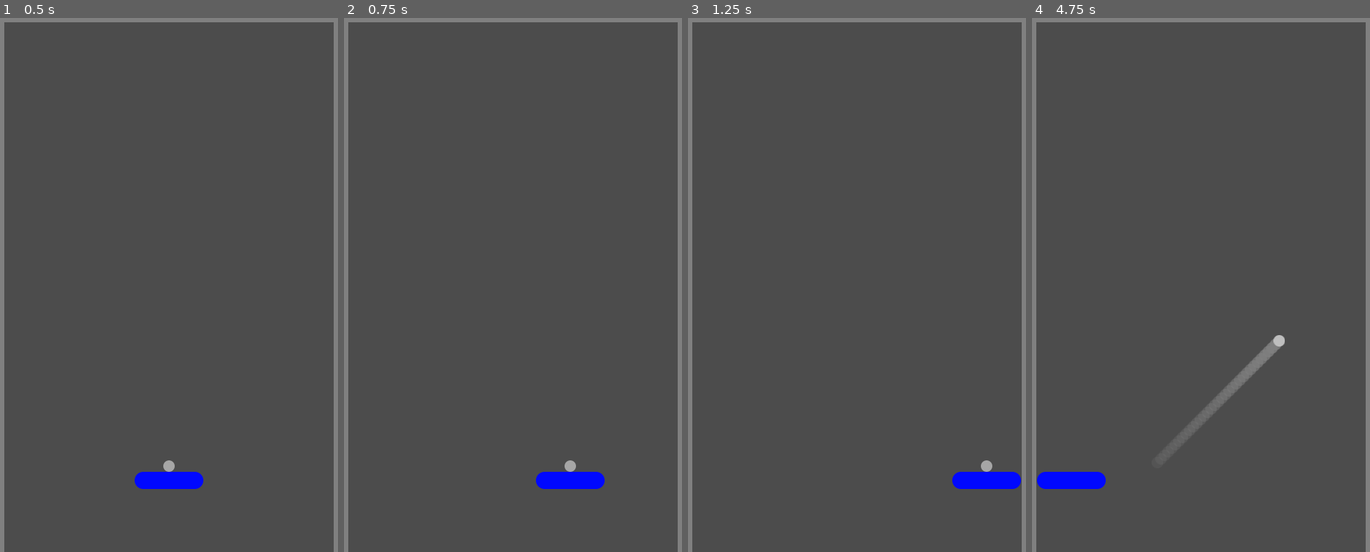
Above: before the commit, frames 1-4 (left to right).
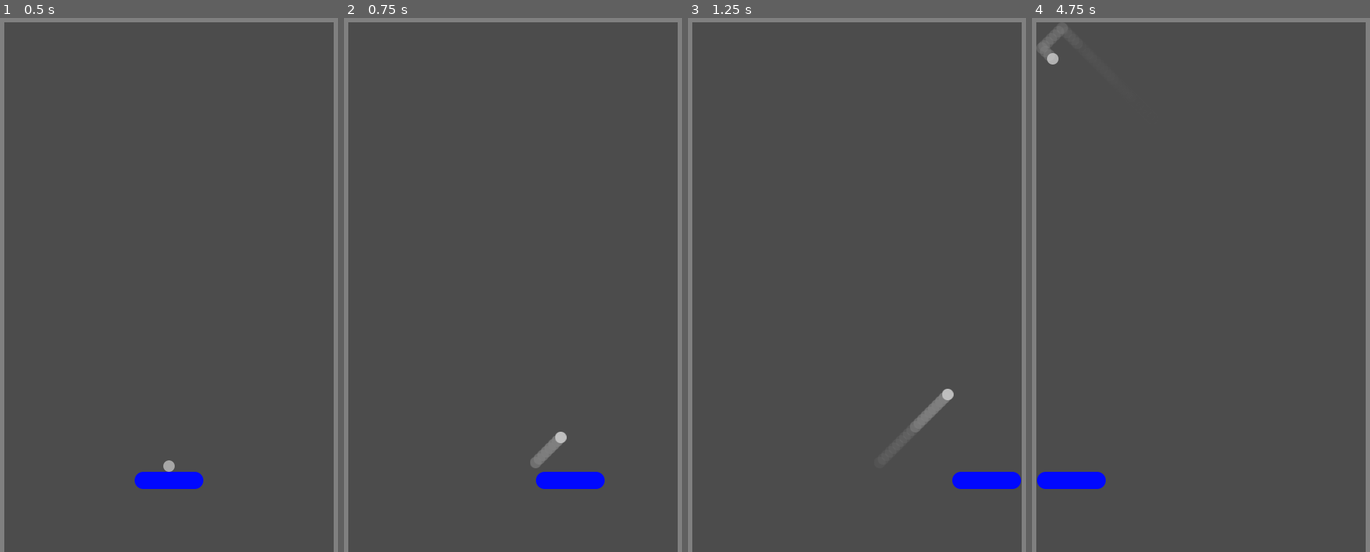
Above: after the commit, the same moments.

Repository: vivisuke/GodotBreak
Game: Godot game, scene res://MainScene.tscn
The game is run twice, just before and just after one commit, with the same random seed, the same clock (stepped at 60 frames per second) and the same inputs.
Inputs:
- Up to frame 1 (0.5 s): no input
- Up to frame 2 (0.75 s): tap Enter at 0.5 s; hold Right (ui_right) from 0.53 s (still down); tap Space at 0.6 s
- Up to frame 3 (1.25 s): keep holding Right (ui_right); tap Space at 0.77, 1.07 s
- Up to frame 4 (4.75 s): release Right (ui_right) at 1.28 s; hold Left (ui_left) 1.28-2.03 s; tap Space at 1.35, 1.52, 1.82, 2.1, 2.85, 3.02, 3.32, 3.6, 3.77, 4.07, 4.35, 4.52 s; hold Right (ui_right) 2.03-3.53 s; hold Left (ui_left) from 3.53 s (still down); tap Escape at 4.15 s

Frame 1 is identical in both runs. In frame 2, 0.3% of the frame differs, in the area x 55-69%, y 77-85%; in frame 3, 0.4%; in frame 4, 1.0%, in the area x 1-75%, y 1-82%.

Commit message:
0015 ◎ C 05/01 05/01 0.001│ToDo│Space キーでもポーズ切り替え

Diff:
--- a/GodotBreak/MainScene.gd
+++ b/GodotBreak/MainScene.gd
@@ -15,9 +15,10 @@
 func _ready():
 	pass
 func _input(event):
-	if event is InputEventKey && event.pressed && event.scancode == KEY_ESCAPE:
-		pause = !pause
-		started = true
+	if event is InputEventKey && event.pressed:
+		if event.scancode == KEY_ESCAPE || event.scancode == KEY_SPACE:
+			pause = !pause
+			started = true
 	pass
 func _physics_process(delta):
 	var dx = int(Input.is_action_pressed("ui_right")) - int(Input.is_action_pressed("ui_left"))
Not shown, changed: GodotBreak.spr
